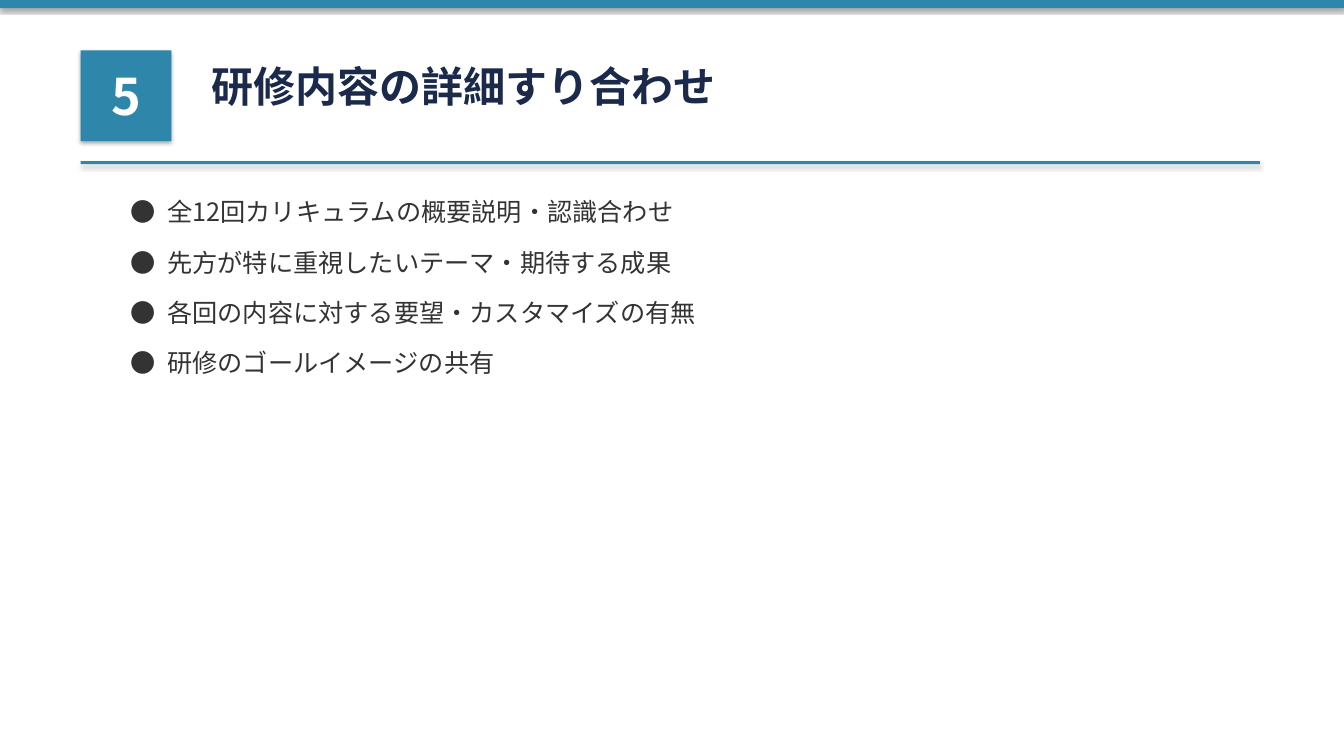
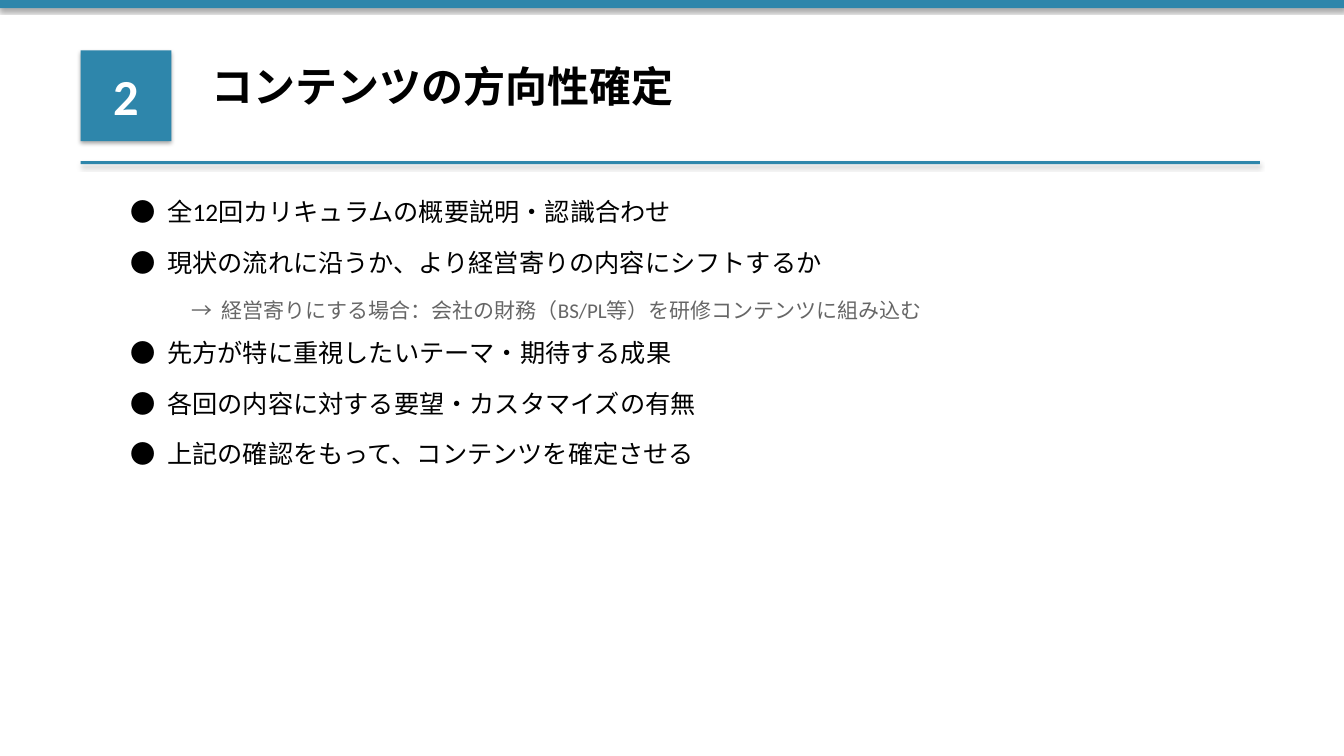
Before and after one commit to ennoshita-inc/training-taiko-kanri, a slide deck: slide 4 of clients/大晃産業/03_日程調整/【アジェンダ】20260323_打合せ.pptx (slide 7 before the commit). Drawn at 1344x756 pixels with LibreOffice and Linux fonts; fonts in the diff are those of the drawing. Boxes give left, top, right and bottom in pixels: in the first picture for what was removed or moved away, otherwise in the second. Text is boxed around its words. In the diff, an @@ line names an element or a change of style, - is before the commit and + after.

```diff
--- a/clients/大晃産業/03_日程調整/【アジェンダ】20260323_打合せ.pptx
+++ b/clients/大晃産業/03_日程調整/【アジェンダ】20260323_打合せ.pptx
@@ text in rectangle at [113, 82, 139, 115]: text changed; font Noto Sans CJK JP to Calibri @@
-5
+2
@@ text at [211, 66, 673, 106]: text changed; font Noto Sans CJK JP to Calibri; text colour #1B2A4A to #000000 @@
-研修内容の詳細すり合わせ
+コンテンツの方向性確定
@@ text added at [167, 250, 821, 274], 18 pt, text #000000 @@
+● 現状の流れに沿うか、より経営寄りの内容にシフトするか
@@ text added at [222, 300, 922, 320], 15 pt, text #666666 @@
+→ 経営寄りにする場合：会社の財務（BS/PL等）を研修コンテンツに組み込む
@@ text "● 先方が特に重視したいテーマ・期待する成果": place and size @@
-text "● 先方が特に重視したいテーマ・期待する成果" at [167, 251, 671, 274]
+text "● 先方が特に重視したいテーマ・期待する成果" at [167, 340, 671, 364]
@@ text removed at [167, 350, 494, 374] @@
-● 研修のゴールイメージの共有
@@ font Noto Sans CJK JP to Calibri, text colour #333333 to #000000 in 3 elements at [167, 199, 671, 223], [167, 340, 671, 364], [167, 391, 695, 415] @@
@@ text "● 各回の内容に対する要望・カスタマイズの有無": place and size @@
-text "● 各回の内容に対する要望・カスタマイズの有無" at [167, 300, 695, 324]
+text "● 各回の内容に対する要望・カスタマイズの有無" at [167, 391, 695, 415]
@@ text added at [167, 441, 694, 465], 18 pt, text #000000 @@
+● 上記の確認をもって、コンテンツを確定させる
```
Also in this commit, not shown: 13 other slides changed, 3 slides added, 1 slide removed, 2 other files.
